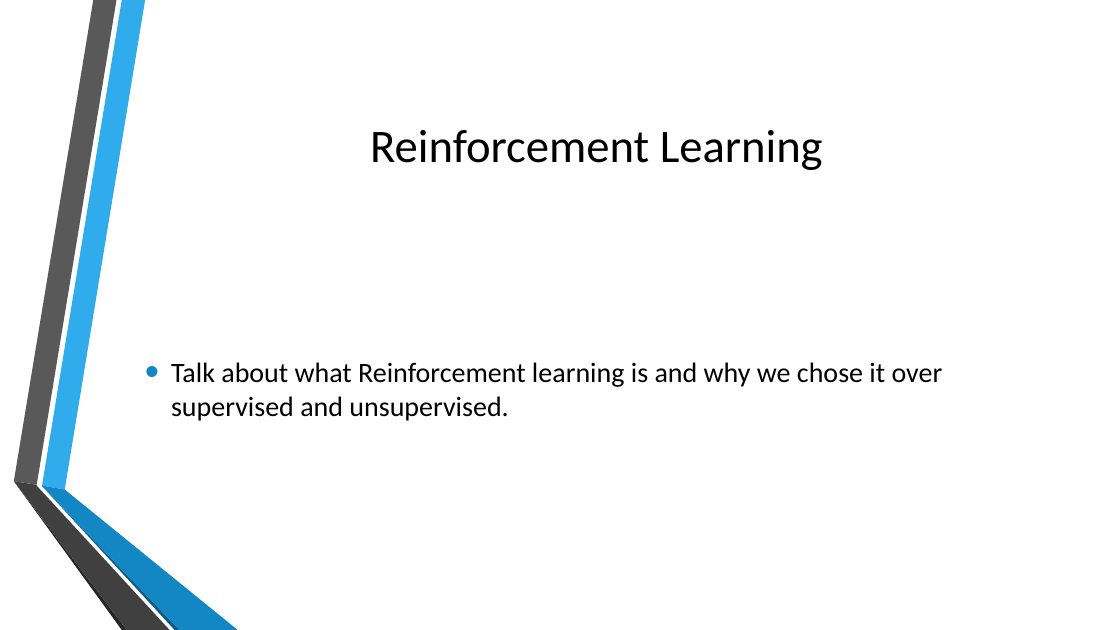
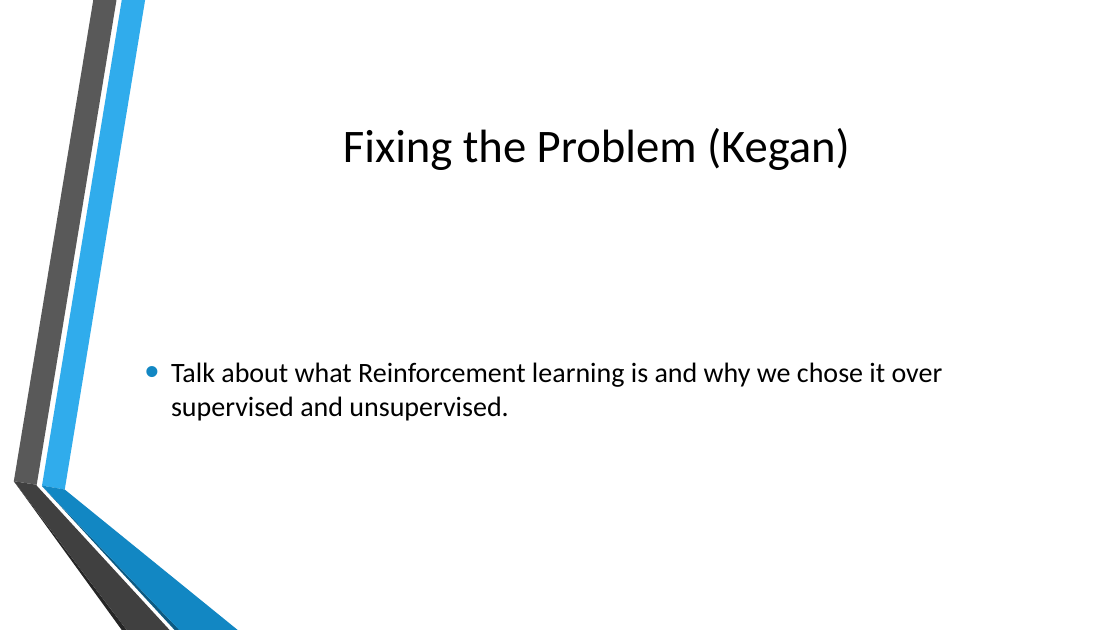
Before and after one commit to KeganMc/Super-Smash-Bros-Melee-AI, a slide deck: slide 4 of Documents/ProjectPresentation.pptx (slide 6 before the commit). Drawn at 1120x630 pixels with LibreOffice and Linux fonts; fonts in the diff are those of the drawing; background and template pictures are left out. Boxes give left, top, right and bottom in pixels: in the first picture for what was removed or moved away, otherwise in the second. Text is boxed around its words. In the diff, an @@ line names an element or a change of style, - is before the commit and + after.

```diff
--- a/Documents/ProjectPresentation.pptx
+++ b/Documents/ProjectPresentation.pptx
@@ title at (343,128,850,170): text changed @@
-Reinforcement Learning
+Fixing the Problem (Kegan)
```
Also in this commit, not shown: 7 other slides changed, 1 slide added, 1 slide removed.
